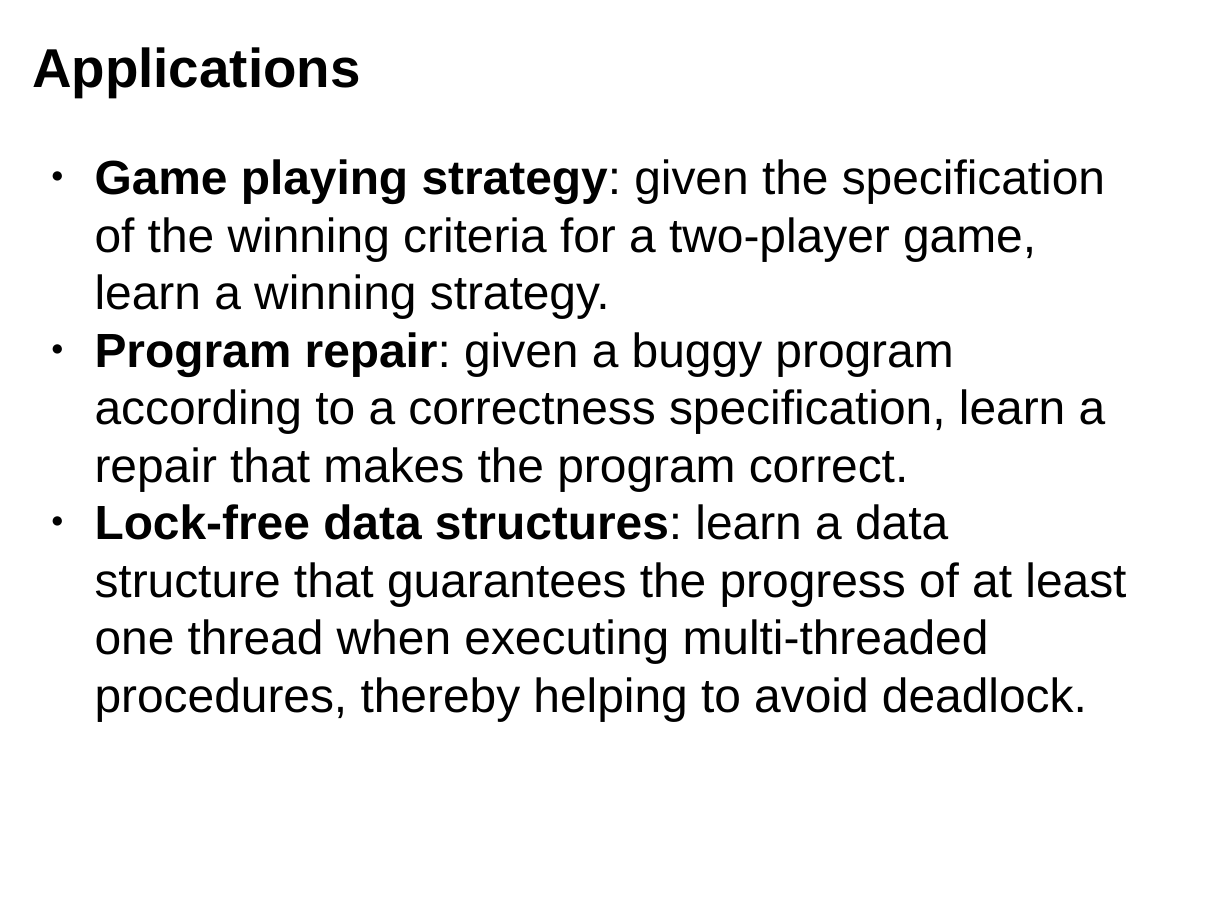
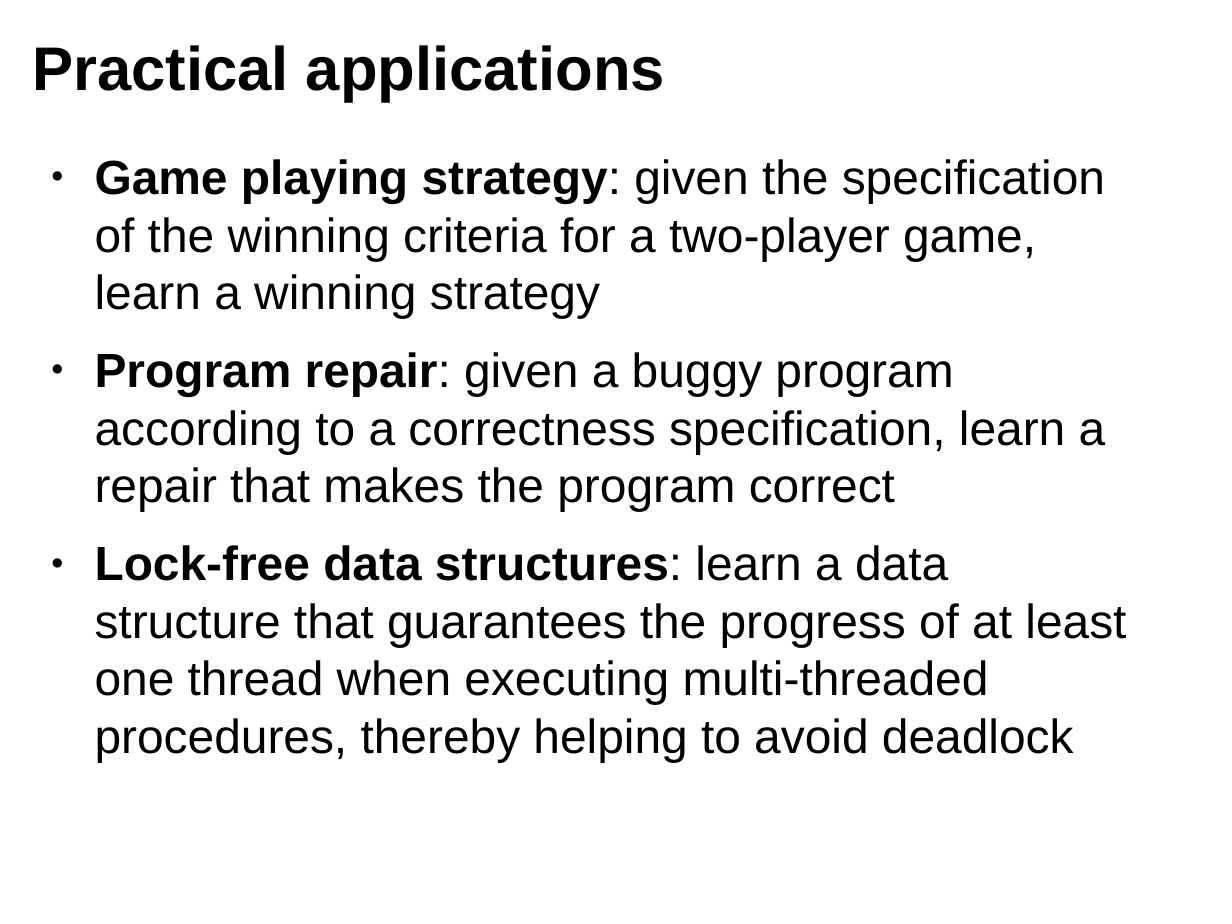
Before and after one commit to polgreen/control2, a slide deck: slide 3 of slides/project_taster_session.pptx. Drawn at 1232x924 pixels with LibreOffice and Linux fonts; fonts in the diff are those of the drawing. Boxes give left, top, right and bottom in pixels: in the first picture for what was removed or moved away, otherwise in the second. Text is boxed around its words. In the diff, an @@ line names an element or a change of style, - is before the commit and + after.

```diff
--- a/slides/project_taster_session.pptx
+++ b/slides/project_taster_session.pptx
@@ text at [32,45,665,102]: text changed; size 32 to 36 pt @@
-Applications
+Practical applications
@@ text at [95,159,1126,762]: text changed @@
-● Game playing strategy: given the specification of the winning criteria for a two-player game, learn a winning strategy.
-● Program repair: given a buggy program according to a correctness specification, learn a repair that makes the program correct.
-● Lock-free data structures: learn a data structure that guarantees the progress of at least one thread when executing multi-threaded procedures, thereby helping to avoid deadlock.
+● Game playing strategy: given the specification of the winning criteria for a two-player game, learn a winning strategy
+● Program repair: given a buggy program according to a correctness specification, learn a repair that makes the program correct
+● Lock-free data structures: learn a data structure that guarantees the progress of at least one thread when executing multi-threaded procedures, thereby helping to avoid deadlock
```
Also in this commit, not shown: 4 other slides changed.
